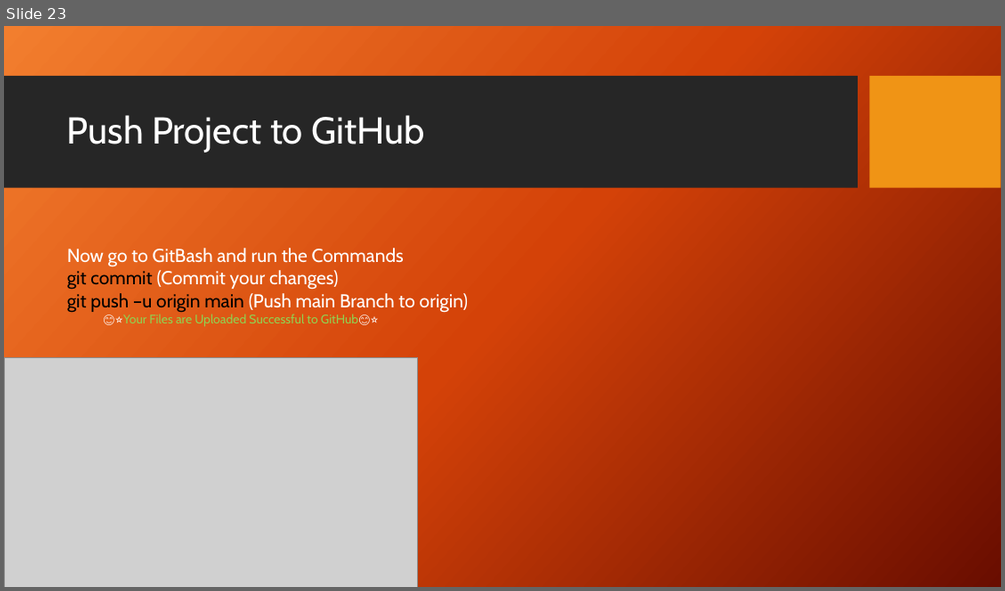
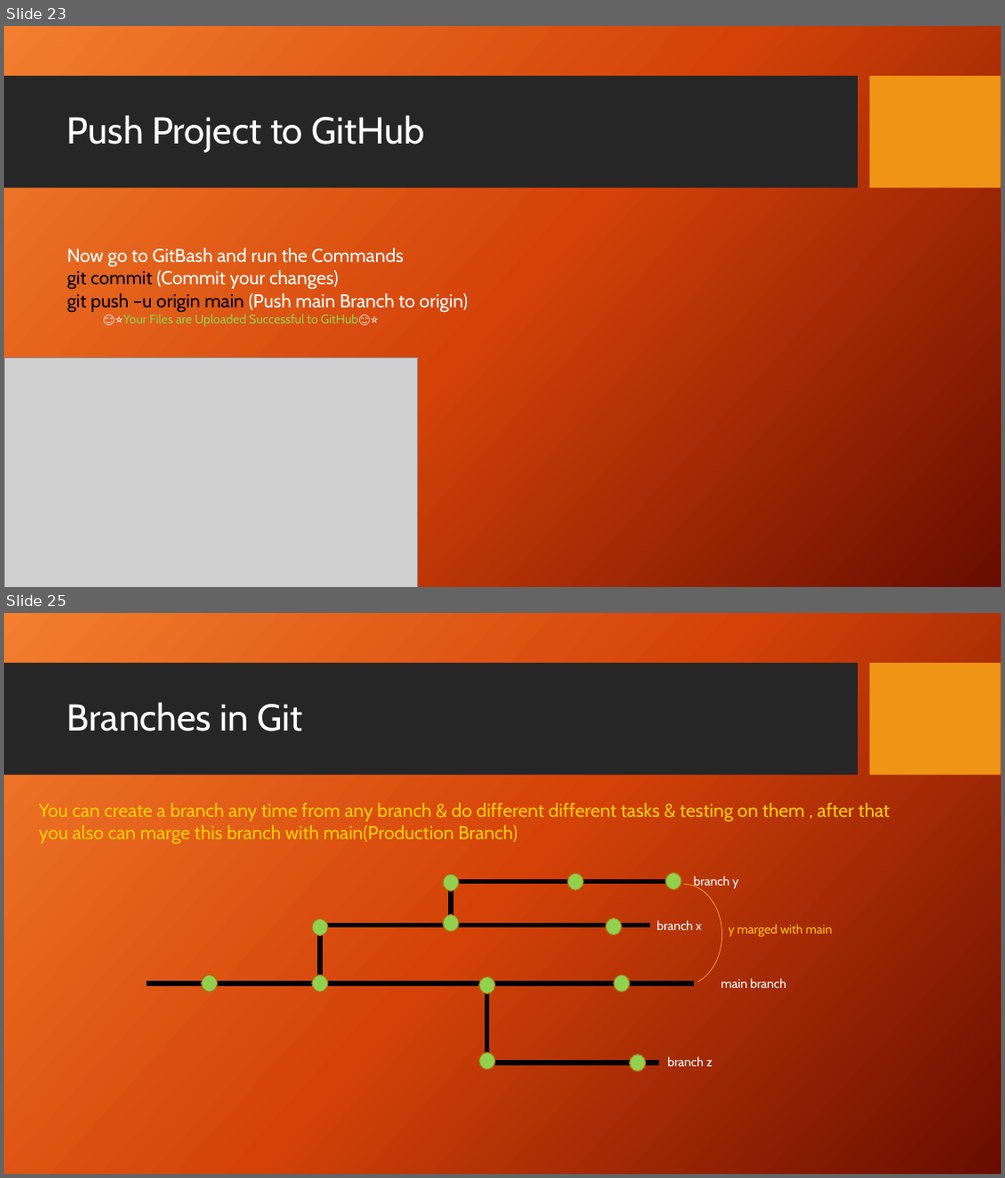
Before and after one commit to pranoy1171999study/Git-GitHubPresentation, a slide deck: GitPresent.pptx. Shown one above the other, each under a label of ours: slide 23 before the commit, slides 23 and 25 after it; the slides between them are not shown. The pictures are 1005x591 and 1005x1178 pixels, drawn with LibreOffice and Linux fonts; fonts in the diff are those of the drawing; grey boxes stand for pictures; background and template pictures are left out. Boxes give left, top, right and bottom in pixels: in the first picture for what was removed or moved away, otherwise in the second. Text is boxed around its words. In the diff, an @@ line names an element or a change of style, - is before the commit and + after.

```diff
--- a/GitPresent.pptx
+++ b/GitPresent.pptx
@@ slide 25 added at box(4, 613, 1001, 1174), background picture (left out); not listed: 2 template elements that a slide beside it also shows @@
@@ title added at box(67, 702, 303, 731), 36 pt, text #FFFFFF @@
+Branches in Git
@@ text added at box(39, 803, 890, 844), 18 pt, text #FFCC00 @@
+You can create a branch any time from any branch & do different different tasks & testing on them , after that you also can marge this branch with main(Production Branch)
@@ ellipse added at box(443, 874, 459, 892), fill #92D050, outline #B26D10 1 pt @@
@@ rectangle added at box(449, 879, 453, 925), fill #000000, outline #000000 1 pt @@
@@ rectangle added at box(449, 879, 680, 883), fill #000000, outline #000000 1 pt @@
@@ ellipse added at box(568, 873, 583, 891), fill #92D050, outline #B26D10 1 pt @@
@@ ellipse added at box(666, 873, 681, 890), fill #92D050, outline #B26D10 1 pt @@
@@ text added at box(694, 876, 738, 889), 12 pt, text #FFFFFF @@
+branch y
@@ arc (boxed as its full ellipse) added at box(646, 884, 722, 985), outline #F09415 0.75 pt @@
@@ ellipse added at box(312, 919, 328, 936), fill #92D050, outline #B26D10 1 pt @@
@@ rectangle added at box(318, 925, 322, 981), fill #000000, outline #000000 1 pt @@
@@ rectangle added at box(318, 924, 649, 927), fill #000000, outline #000000 1 pt @@
@@ ellipse added at box(443, 915, 459, 932), fill #92D050, outline #B26D10 1 pt @@
@@ ellipse added at box(606, 918, 622, 935), fill #92D050, outline #B26D10 1 pt @@
@@ text added at box(656, 920, 702, 930), 12 pt, text #FFFFFF @@
+branch x
@@ text added at box(728, 924, 833, 937), 12 pt, text #FFC000 @@
+y marged with main
@@ rectangle added at box(147, 981, 695, 985), fill #000000, outline #000000 1 pt @@
@@ ellipse added at box(202, 975, 217, 992), fill #92D050, outline #B26D10 1 pt @@
@@ ellipse added at box(312, 975, 328, 992), fill #92D050, outline #B26D10 1 pt @@
@@ ellipse added at box(479, 976, 494, 994), fill #92D050, outline #B26D10 1 pt @@
@@ rectangle added at box(485, 983, 489, 1064), fill #000000, outline #000000 1 pt @@
@@ ellipse added at box(614, 975, 629, 992), fill #92D050, outline #B26D10 1 pt @@
@@ text added at box(720, 978, 786, 988), 12 pt, text #FFFFFF @@
+main branch
@@ ellipse added at box(479, 1052, 494, 1070), fill #92D050, outline #B26D10 1 pt @@
@@ rectangle added at box(487, 1061, 658, 1064), fill #000000, outline #000000 1 pt @@
@@ ellipse added at box(630, 1054, 646, 1071), fill #92D050, outline #B26D10 1 pt @@
@@ text added at box(667, 1056, 712, 1066), 12 pt, text #FFFFFF @@
+branch z
```
Also in this commit, not shown: 1 slide changed, 2 other slides added.
